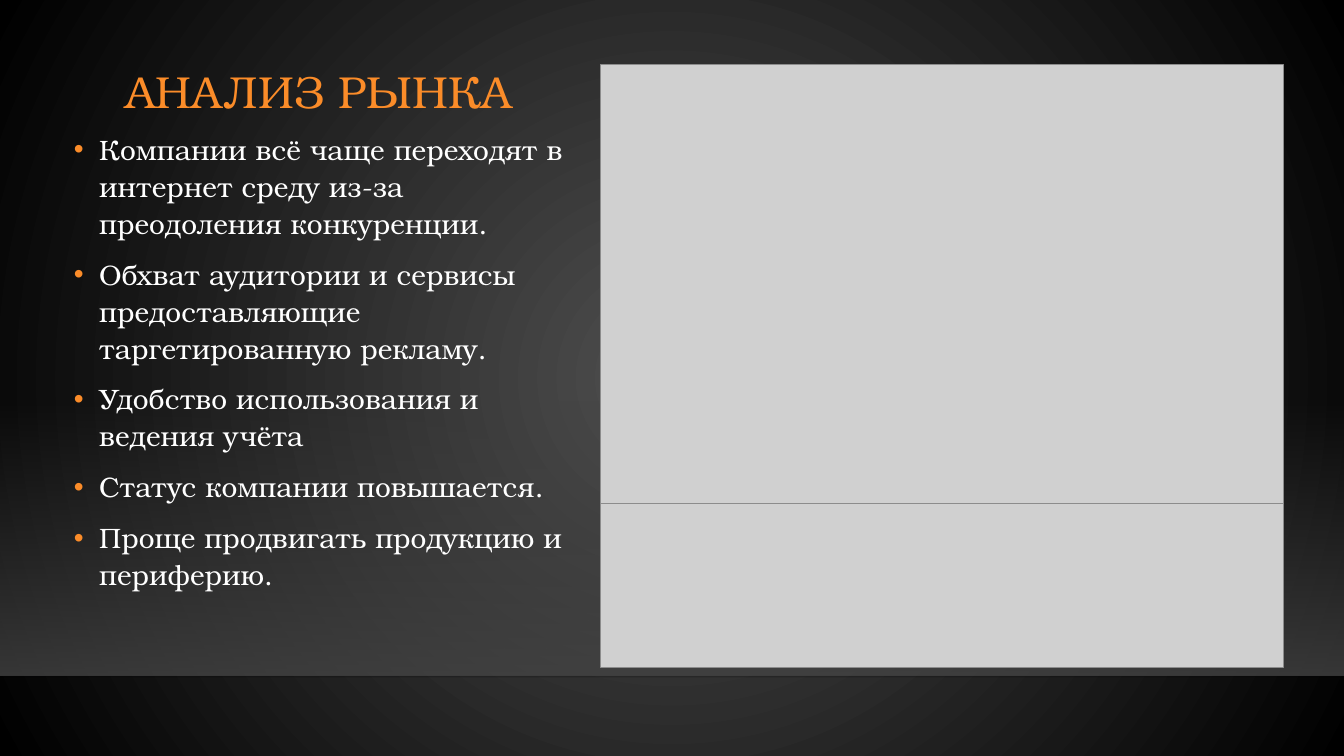
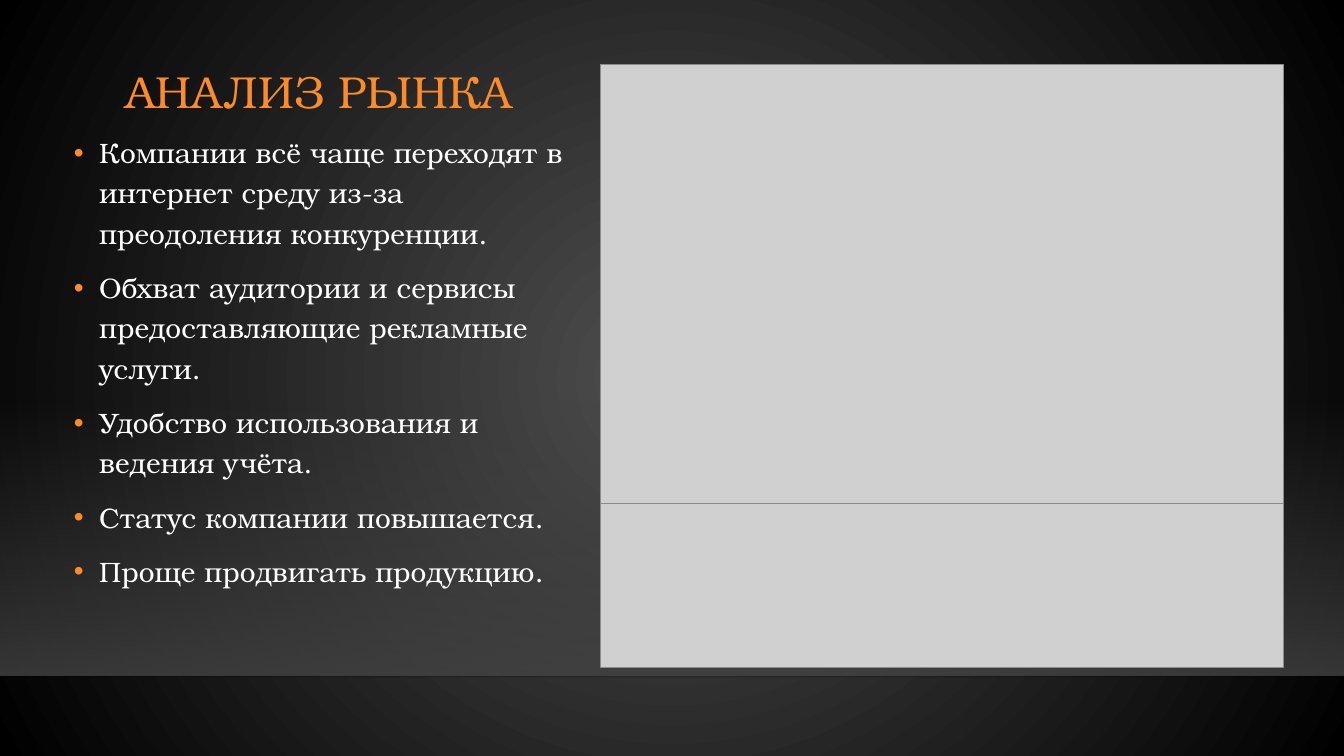
Before and after one commit to gunger28/diploma, a slide deck: slide 3 of Гунгер Диплом презентация.pptx. Drawn at 1344x756 pixels with LibreOffice and Linux fonts; fonts in the diff are those of the drawing; grey boxes stand for pictures; background and template pictures are left out. Boxes give left, top, right and bottom in pixels: in the first picture for what was removed or moved away, otherwise in the second. Text is boxed around its words. In the diff, an @@ line names an element or a change of style, - is before the commit and + after.

```diff
--- a/Гунгер Диплом презентация.pptx
+++ b/Гунгер Диплом презентация.pptx
@@ text at (99,143,563,535): line spacing 1.1 to 1.2 @@
@@ text at (99,278,527,480): text changed @@
-• Обхват аудитории и сервисы предоставляющие таргетированную рекламу.
-• Удобство использования и ведения учёта
+• Обхват аудитории и сервисы предоставляющие рекламные услуги.
+• Удобство использования и ведения учёта.
@@ text at (99,563,534,589): text changed @@
-• Проще продвигать продукцию и периферию.
+• Проще продвигать продукцию.
```
Also in this commit, not shown: 8 other slides changed, 2 slides added, 3 other files.
